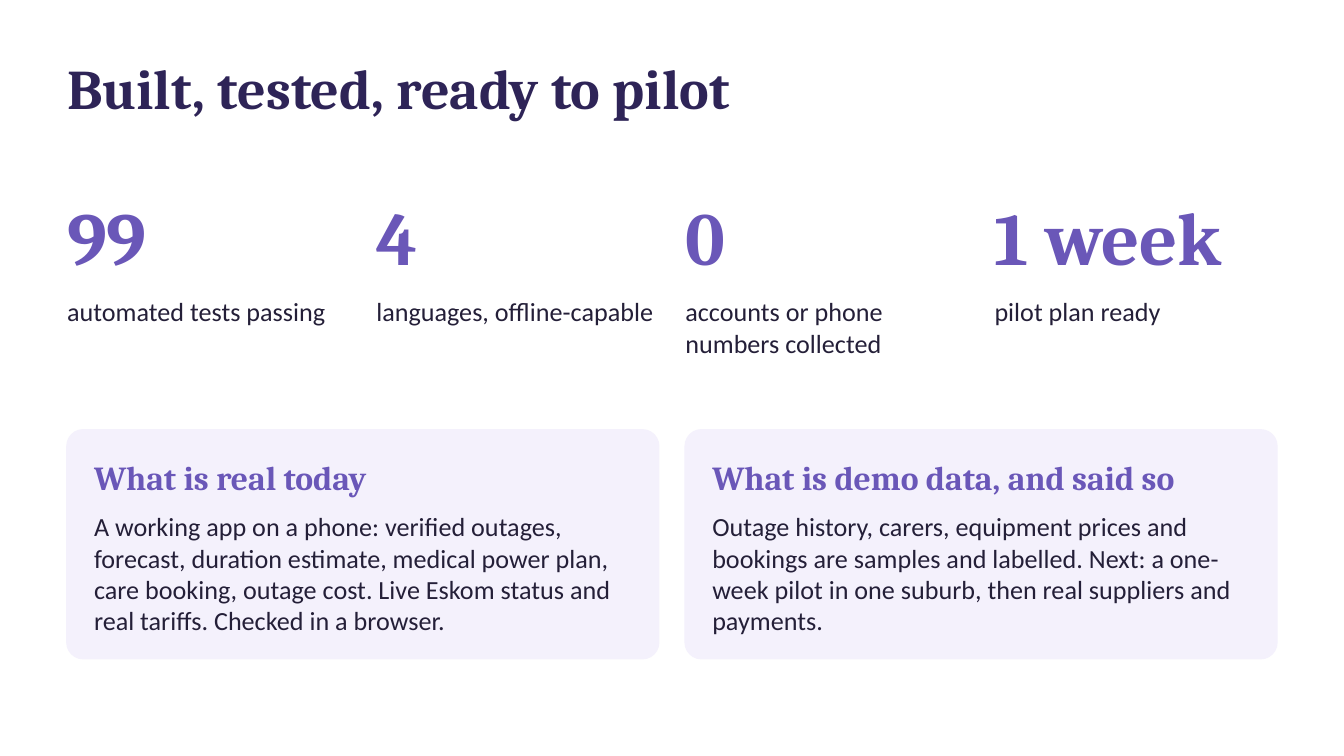
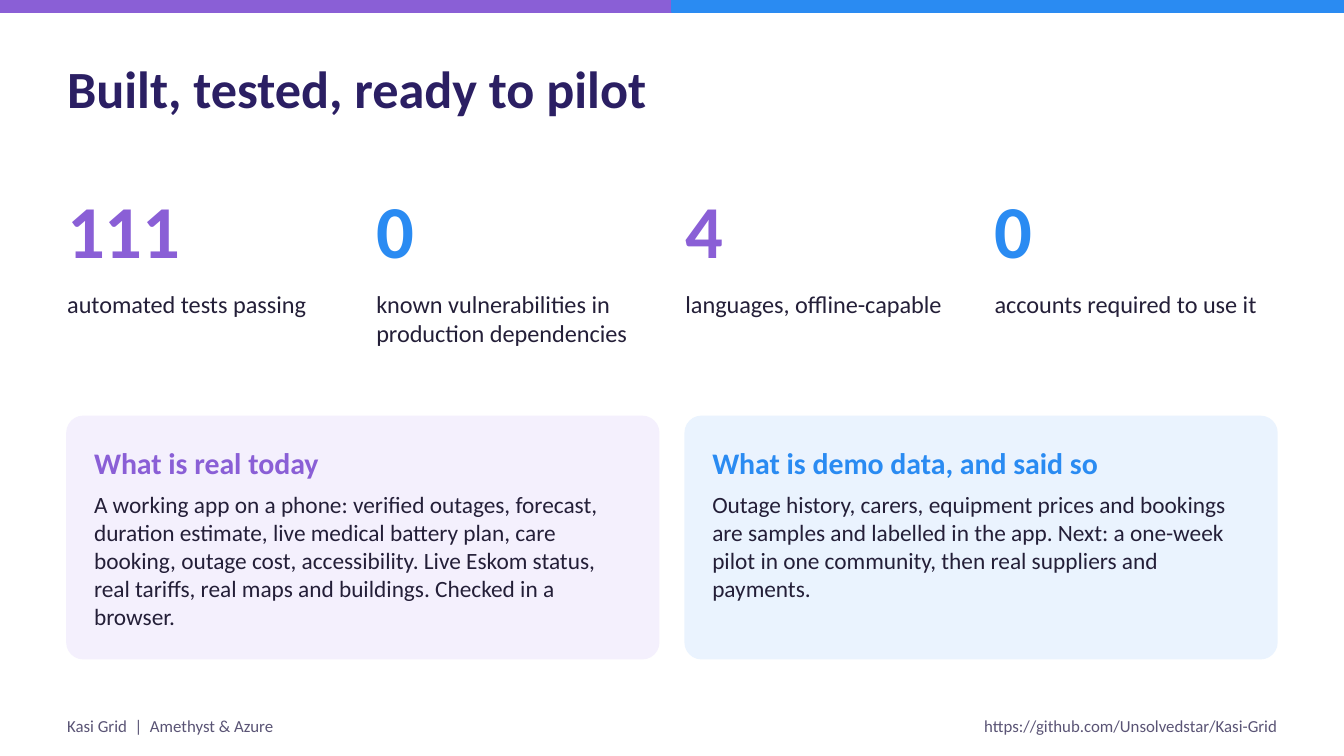
Before and after one commit to Unsolvedstar/Kasi-Grid, a slide deck: slide 15 of submission/Kasi-Grid-deck.pptx (slide 12 before the commit). Drawn at 1344x756 pixels with LibreOffice and Linux fonts; fonts in the diff are those of the drawing. Boxes give left, top, right and bottom in pixels: in the first picture for what was removed or moved away, otherwise in the second. Text is boxed around its words. In the diff, an @@ line names an element or a change of style, - is before the commit and + after.

```diff
--- a/submission/Kasi-Grid-deck.pptx
+++ b/submission/Kasi-Grid-deck.pptx
@@ rectangle added at (x1=0, y1=0, x2=1344, y2=12), fill #8A5FD6, outline #8A5FD6 1 pt @@
@@ rectangle added at (x1=672, y1=0, x2=1344, y2=12), fill #2A8BF2, outline #2A8BF2 1 pt @@
@@ text "Built, tested, ready to pilot" at (x1=67, y1=71, x2=646, y2=117): size 30 to 28 pt, font Cambria to Calibri, text colour #2E2457 to #2B1F63 @@
@@ text "0" moved from (x1=685, y1=214, x2=725, y2=266) to (x1=376, y1=209, x2=414, y2=259) @@
@@ text "0" at (x1=376, y1=209, x2=414, y2=259): font Cambria to Calibri, text colour #6A57B8 to #2A8BF2 @@
@@ text "4" moved from (x1=376, y1=214, x2=417, y2=265) to (x1=685, y1=209, x2=723, y2=258) @@
@@ text "4" at (x1=685, y1=209, x2=723, y2=258): font Cambria to Calibri, text colour #6A57B8 to #8A5FD6 @@
@@ text added at (x1=67, y1=209, x2=180, y2=258), 40 pt, text #8A5FD6, bold @@
+111
@@ text added at (x1=995, y1=209, x2=1033, y2=259), 40 pt, text #2A8BF2, bold @@
+0
@@ text removed at (x1=67, y1=214, x2=147, y2=266) @@
-99
@@ text removed at (x1=995, y1=213, x2=1222, y2=266) @@
-1 week
@@ text "automated tests passing" moved from (x1=67, y1=303, x2=325, y2=326) to (x1=67, y1=296, x2=306, y2=317) @@
@@ text "automated tests passing" at (x1=67, y1=296, x2=306, y2=317): size 14 to 13 pt @@
@@ text added at (x1=376, y1=296, x2=627, y2=346), 13 pt, text #241F38 @@
+known vulnerabilities in production dependencies
@@ text "languages, offline-capable" at (x1=685, y1=296, x2=941, y2=317): size 14 to 13 pt @@
@@ text "languages, offline-capable" moved from (x1=376, y1=303, x2=653, y2=326) to (x1=685, y1=296, x2=941, y2=317) @@
@@ text at (x1=995, y1=296, x2=1257, y2=317): text changed; size 14 to 13 pt @@
-pilot plan ready
+accounts required to use it
@@ text removed at (x1=685, y1=303, x2=883, y2=353) @@
-accounts or phone numbers collected
@@ rounded rectangle resized from (x1=67, y1=430, x2=659, y2=659) to (x1=67, y1=417, x2=659, y2=659) @@
@@ rounded rectangle at (x1=67, y1=417, x2=659, y2=659): fill #F4F1FC to #F4F0FD; outline #F4F1FC 1 pt to #F4F0FD 1 pt; proportions changed @@
@@ rounded rectangle resized from (x1=685, y1=430, x2=1277, y2=659) to (x1=685, y1=417, x2=1277, y2=659) @@
@@ rounded rectangle at (x1=685, y1=417, x2=1277, y2=659): fill #F4F1FC to #EAF3FE; outline #F4F1FC 1 pt to #EAF3FE 1 pt; proportions changed @@
@@ text "What is real today" moved from (x1=94, y1=466, x2=367, y2=498) to (x1=94, y1=453, x2=318, y2=479) @@
@@ text "What is real today" at (x1=94, y1=453, x2=318, y2=479): size 18 to 16 pt, font Cambria to Calibri, text colour #6A57B8 to #8A5FD6 @@
@@ text "What is demo data, and ..." moved from (x1=712, y1=466, x2=1175, y2=495) to (x1=712, y1=453, x2=1098, y2=478) @@
@@ text "What is demo data, and ..." at (x1=712, y1=453, x2=1098, y2=478): size 18 to 16 pt, font Cambria to Calibri, text colour #6A57B8 to #2A8BF2 @@
@@ text at (x1=94, y1=496, x2=598, y2=625): text changed; size 14 to 12.5 pt @@
-A working app on a phone: verified outages, forecast, duration estimate, medical power plan, care booking, outage cost. Live Eskom status and real tariffs. Checked in a browser.
+A working app on a phone: verified outages, forecast, duration estimate, live medical battery plan, care booking, outage cost, accessibility. Live Eskom status, real tariffs, real maps and buildings. Checked in a browser.
@@ text at (x1=712, y1=496, x2=1225, y2=601): text changed; size 14 to 12.5 pt @@
-Outage history, carers, equipment prices and bookings are samples and labelled. Next: a one-week pilot in one suburb, then real suppliers and payments.
+Outage history, carers, equipment prices and bookings are samples and labelled in the app. Next: a one-week pilot in one community, then real suppliers and payments.
@@ text added at (x1=67, y1=720, x2=273, y2=735), 9 pt, text #5A5475 @@
+Kasi Grid | Amethyst & Azure
@@ text added at (x1=984, y1=720, x2=1277, y2=735), 9 pt, text #5A5475 @@
+https://github.com/Unsolvedstar/Kasi-Grid
```
Also in this commit, not shown: 9 other slides changed, 7 slides added, 4 slides removed, 43 other files.
